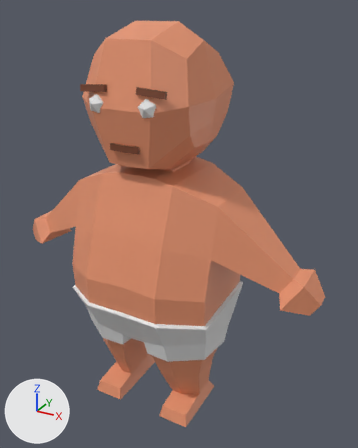
Renders of the FBX model Assets/Graphics/Characters/Baby.fbx from each side of a commit.
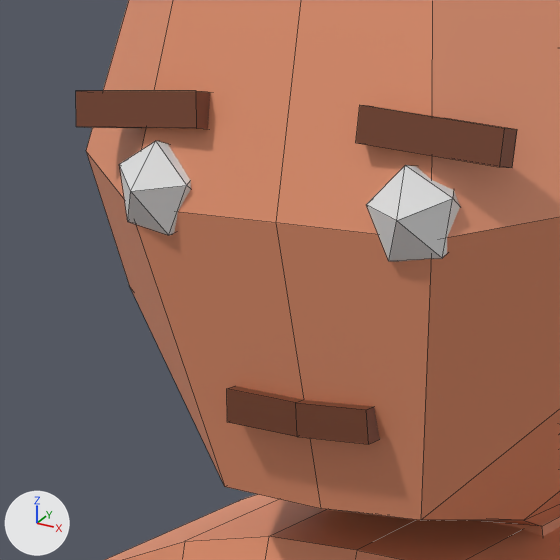
There are two pictures of each version: one whole from a camera (50 mm lens) standing at (1.9, -3.15, 3.2) and looking at (0.15, 0.03, 1.61), one close up on the part from 18% to 49% of the width and 15% to 40% of the height. Lighting does not change. The marker at lower left points along +X, +Y and +Z. The close-ups show mesh edges as thin lines.
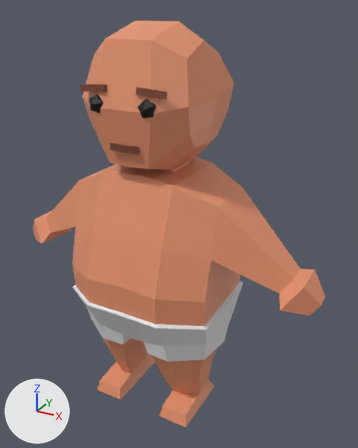
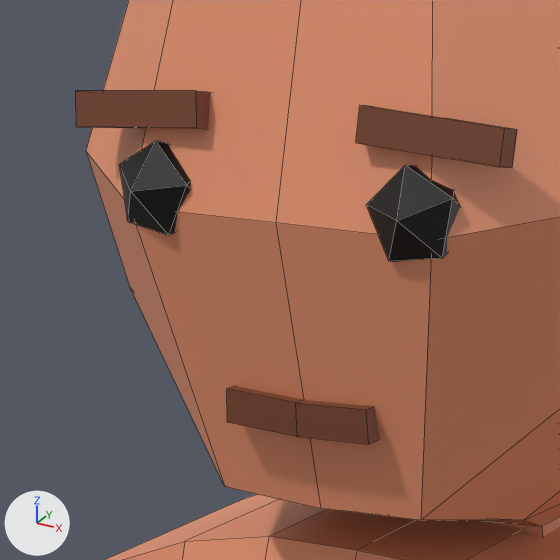
Changed parts and their boxes (x1, y1, x2, y2) in the close-ups (560 x 560 px):
part 1 of me_cube_002, recoloured (white to black): (120, 141, 460, 262) in both

Edits to the bpy script that builds the scene:
```text
Add mat_material:
    mat_material = principled_material('Material')
    mat_material.base_color = (0.0, 0.0, 0.0)  # black #000000
Change me_cube_002:
    where me_cube_002.from_pydata(...)  # 302 vertices, 308 faces; spans x -1.35..1.35, y -0.62..0.46, z -1.85..1.26
    used by ob_cube; location = (0.0, 0.0, 1.849)
    me_cube_002 part 1: all 40 faces centred in x -0.25..0.25, y -0.5..-0.41, z 0.7..0.81 switch from mat_diaper (white #e7e7e7) to mat_material (black #000000)
```
